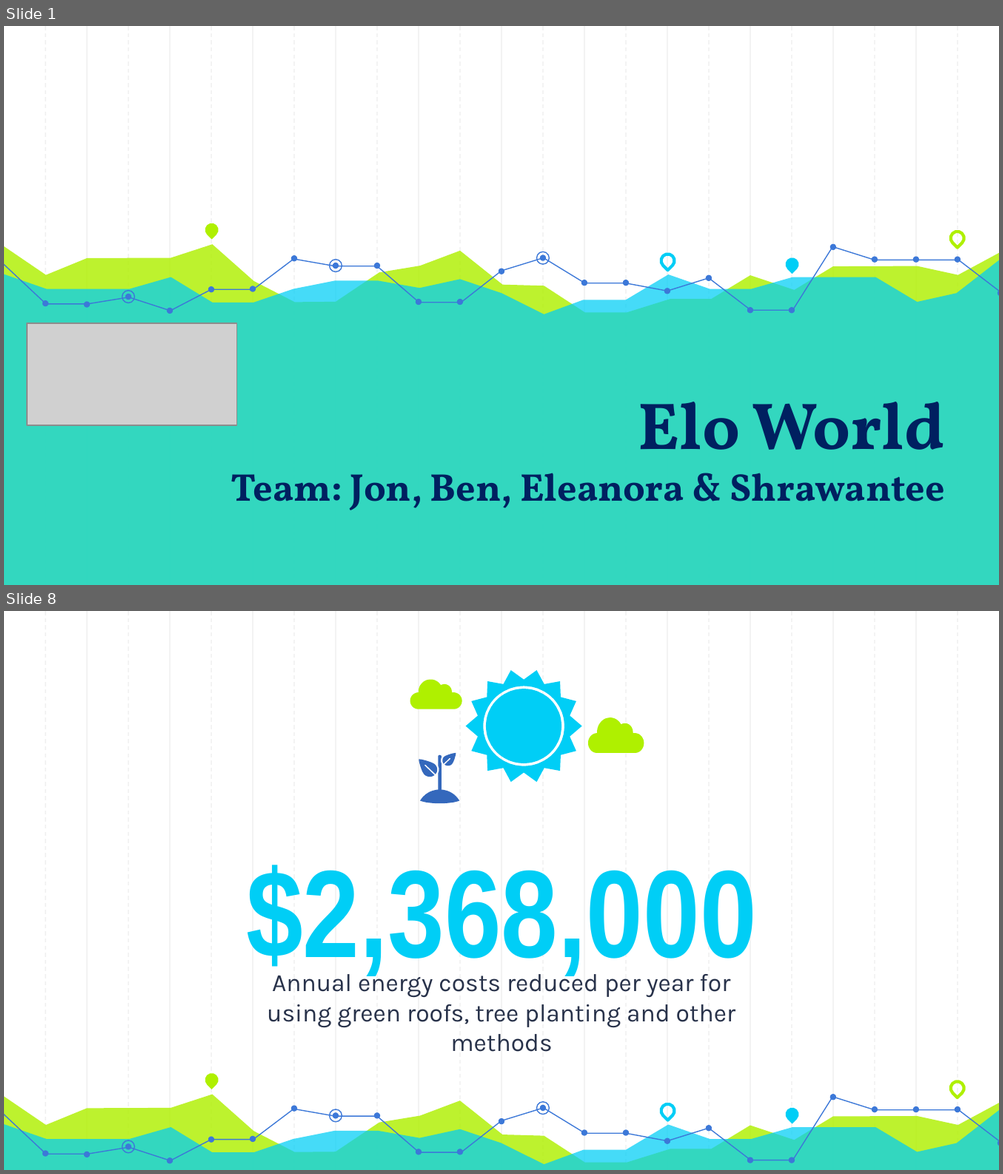
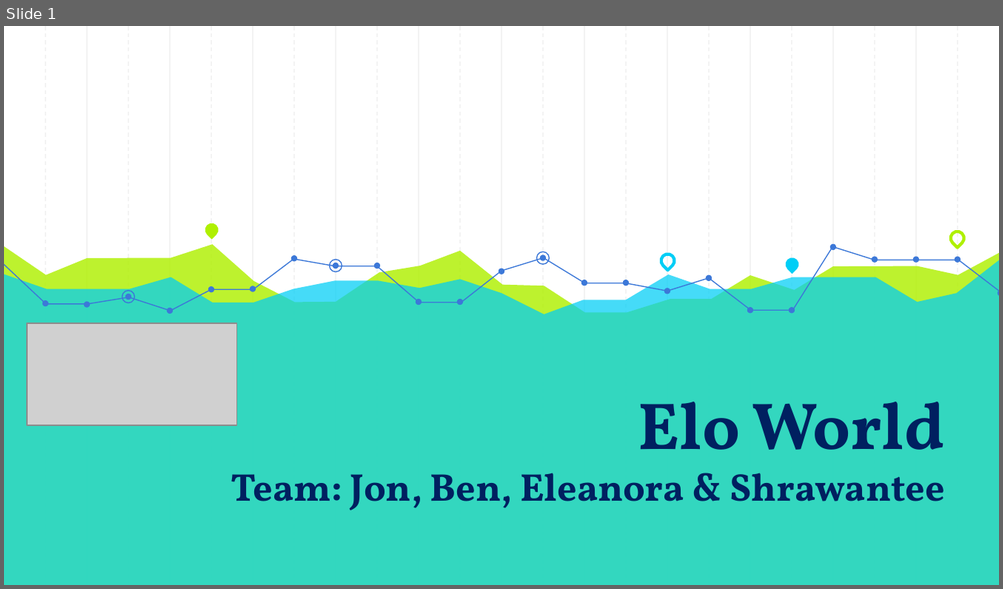
Before and after one commit to Jonheston/final_project, a slide deck: Final Presentation.pptx. Shown one above the other, each under a label of ours: slides 1 and 8 before the commit, slide 1 after it; the slides between them are not shown. The pictures are 1003x1174 and 1003x589 pixels, drawn with LibreOffice and Linux fonts; fonts in the diff are those of the drawing; grey boxes stand for pictures. Boxes give left, top, right and bottom in pixels: in the first picture for what was removed or moved away, otherwise in the second. Text is boxed around its words. In the diff, an @@ line names an element or a change of style, - is before the commit and + after.

```diff
--- a/Final Presentation.pptx
+++ b/Final Presentation.pptx
@@ slide 8 removed at bbox=[4, 611, 999, 1170], background #FFFFFF; not listed: 23 template elements that a slide beside it also shows @@
@@ freeform shape removed at bbox=[466, 671, 582, 782] @@
@@ freeform shape removed at bbox=[410, 680, 461, 709] @@
@@ freeform shape removed at bbox=[485, 689, 561, 763] @@
@@ freeform shape removed at bbox=[588, 718, 643, 753] @@
@@ freeform shape removed at bbox=[418, 759, 437, 777] @@
@@ freeform shape removed at bbox=[420, 755, 460, 804] @@
@@ freeform shape removed at bbox=[443, 753, 457, 766] @@
@@ title removed at bbox=[246, 865, 756, 979] @@
-$2,368,000
@@ subtitle removed at bbox=[267, 969, 736, 1052] @@
-Annual energy costs reduced per year for using green roofs, tree planting and other methods
@@ teardrop removed at bbox=[202, 1071, 221, 1089] @@
@@ freeform shape removed at bbox=[4, 1094, 999, 1170] @@
@@ freeform shape removed at bbox=[461, 1096, 833, 1161] @@
@@ freeform shape removed at bbox=[834, 1097, 999, 1142] @@
@@ teardrop removed at bbox=[948, 1079, 965, 1097] @@
@@ freeform shape removed at bbox=[4, 1109, 999, 1170] @@
@@ freeform shape removed at bbox=[4, 1109, 461, 1161] @@
@@ ellipse removed at bbox=[329, 1111, 342, 1123] @@
@@ ellipse removed at bbox=[536, 1102, 549, 1115] @@
@@ teardrop removed at bbox=[657, 1102, 676, 1120] @@
@@ teardrop removed at bbox=[782, 1105, 800, 1124] @@
@@ ellipse removed at bbox=[122, 1141, 135, 1154] @@
@@ group removed at bbox=[42, 1094, 999, 1164]: 24 ellipses @@
```
Also in this commit, not shown: 12 other slides removed.
